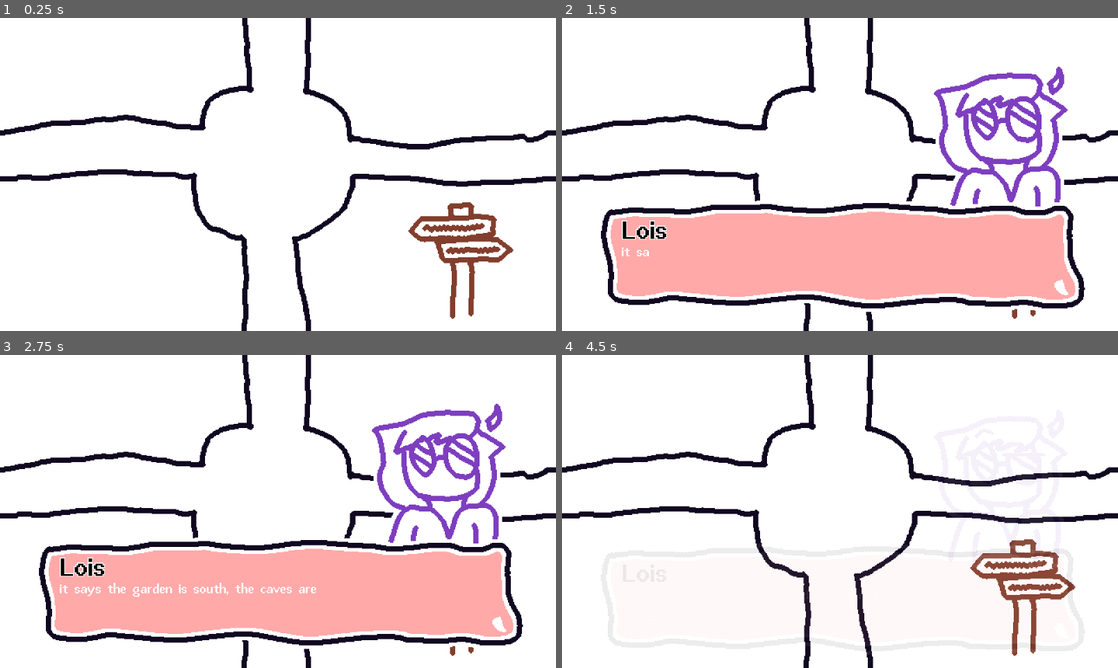
Above: before the commit, frames 1-4 (two rows, left to right).
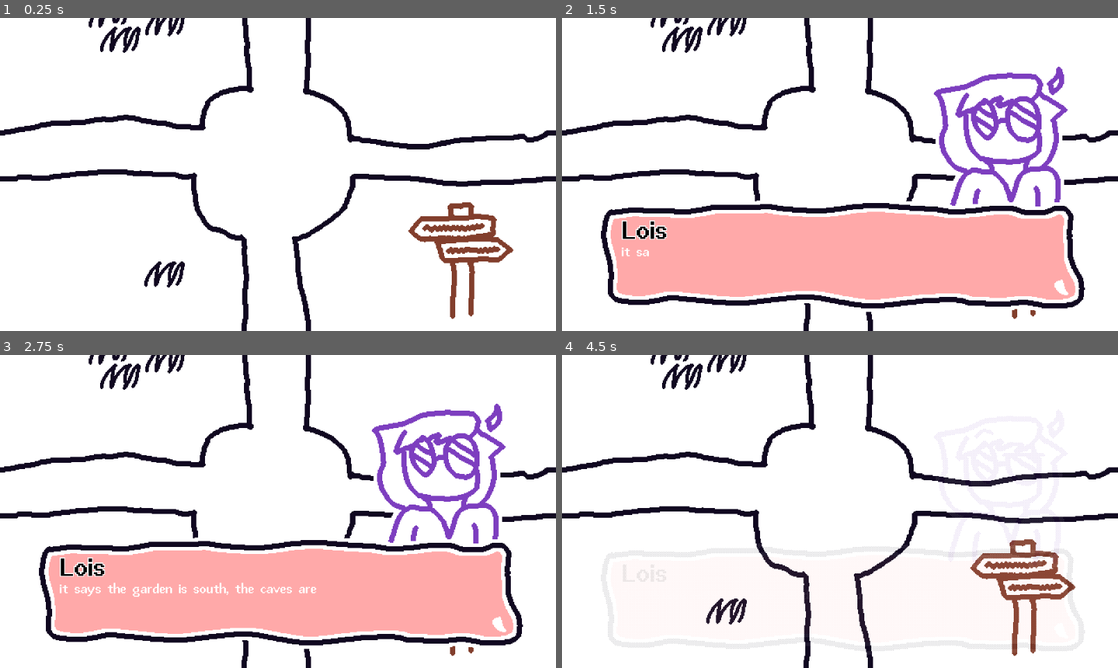
Above: after the commit, the same moments.

Repository: EshanDoes/locate-with-lois
Game: Godot game, scene res://scenes/areas/main.tscn
The game is run twice, just before and just after one commit, with the same random seed, the same clock (stepped at 60 frames per second) and the same inputs. The project has no main scene, so this scene is started directly.
Inputs (mouse positions are in pixels of both pictures, inside the frame that each line leads up to):
- Up to frame 1 (0.25 s): no input
- Up to frame 2 (1.5 s): tap Enter at 0.5 s; drag from (1023, 262) to (895, 105) at 0.52 s; drag from (728, 190) to (812, 237) at 1.27 s
- Up to frame 3 (2.75 s): move the mouse to (333, 442) at 2.02 s; hold Right from 2.03 s (still down); tap Alt at 2.1 s
- Up to frame 4 (4.5 s): release Right at 2.75 s; drag from (812, 574) to (673, 464) at 2.77 s; move the mouse to (1006, 558) at 3.52 s; hold Left 3.53-4.25 s; hold Middle mouse button (drag_camera) 3.53-4.25 s; drag from (673, 464) to (756, 433) at 4.27 s

The runs differ from the first frame. In frame 1, 0.9% of the frame differs, in the area x 15-34%, y 0-87%; in frame 2, 0.6%; in frame 3, 0.6%; in frame 4, 0.9%.

Commit message:
Made a lot more sprites
- Finished dialogue sprites for all characters
- Finished overworld sprites for all characters
- Added grass and garden to map
- Made trees and apple sprites
- Made cave room render in pixel art

Diff:
--- a/scenes/areas/cave.tscn
+++ b/scenes/areas/cave.tscn
@@ -3,6 +3,7 @@
 [ext_resource type="PackedScene" uid="uid://scq32cydqhnu" path="res://scenes/camera.tscn" id="1_v61y4"]
 
 [node name="World" type="Control" unique_id=546284535]
+texture_filter = 1
 layout_mode = 3
 anchors_preset = 15
 anchor_right = 1.0
--- a/scenes/areas/main.tscn
+++ b/scenes/areas/main.tscn
@@ -8,8 +8,11 @@
 [ext_resource type="Texture2D" uid="uid://bljxccmfw2itj" path="res://sprites/directions.png" id="4_f5g1q"]
 [ext_resource type="Texture2D" uid="uid://bk73uhsp7psgc" path="res://sprites/area/crossroads/vert-off.png" id="4_gb7al"]
 [ext_resource type="Script" uid="uid://bwoxstj8q4a3b" path="res://scripts/interactable.gd" id="5_gb7al"]
+[ext_resource type="Texture2D" uid="uid://b0kli3olfmhoc" path="res://sprites/grass.png" id="6_irocd"]
+[ext_resource type="Texture2D" uid="uid://bg7xs3v7nyiec" path="res://sprites/area/locations/garden.png" id="7_it57t"]
 [ext_resource type="Texture2D" uid="uid://dn50rprdp77vp" path="res://sprites/objects/weedwhacker.png" id="9_gj8ku"]
 [ext_resource type="Texture2D" uid="uid://2ouu6w7bt4ss" path="res://sprites/characters/gary.png" id="10_2pufu"]
+[ext_resource type="Texture2D" uid="uid://ddc1ox1gaom5w" path="res://sprites/characters/flora.png" id="13_ku2cx"]
 
 [sub_resource type="ShaderMaterial" id="ShaderMaterial_2pufu"]
 shader = ExtResource("3_68ama")
@@ -54,6 +57,15 @@
 texture = ExtResource("3_f5g1q")
 stretch_mode = 1
 
+[node name="Up Path 2" type="TextureRect" parent="Map" unique_id=207646953]
+layout_mode = 0
+offset_left = -53.0
+offset_top = 180.0
+offset_right = 47.0
+offset_bottom = 280.0
+texture = ExtResource("3_f5g1q")
+stretch_mode = 1
+
 [node name="Cave Path" type="TextureRect" parent="Map" unique_id=1155798980]
 layout_mode = 0
 offset_left = 320.0
@@ -71,6 +83,46 @@
 offset_bottom = -380.0
 texture = ExtResource("4_gb7al")
 flip_h = true
+
+[node name="Grass 1" type="TextureRect" parent="Map" unique_id=928623139]
+layout_mode = 0
+offset_left = -161.0
+offset_top = 83.0
+offset_right = -101.0
+offset_bottom = 143.0
+texture = ExtResource("6_irocd")
+
+[node name="Grass 2" type="TextureRect" parent="Map" unique_id=2096469699]
+layout_mode = 0
+offset_left = -225.0
+offset_top = -215.0
+offset_right = -165.0
+offset_bottom = -155.0
+texture = ExtResource("6_irocd")
+
+[node name="Grass 3" type="TextureRect" parent="Map" unique_id=122698606]
+layout_mode = 0
+offset_left = -160.0
+offset_top = -206.0
+offset_right = -100.0
+offset_bottom = -146.0
+texture = ExtResource("6_irocd")
+
+[node name="Grass 4" type="TextureRect" parent="Map" unique_id=1146866954]
+layout_mode = 0
+offset_left = -212.0
+offset_top = -187.0
+offset_right = -152.0
+offset_bottom = -127.0
+texture = ExtResource("6_irocd")
+
+[node name="Garden" type="TextureRect" parent="Map" unique_id=1953735198]
+layout_mode = 0
+offset_left = -330.0
+offset_top = 280.0
+offset_right = 310.0
+offset_bottom = 640.0
+texture = ExtResource("7_it57t")
 
 [node name="Directions Sign" type="TextureRect" parent="." unique_id=852597548]
 material = SubResource("ShaderMaterial_2pufu")
@@ -108,3 +160,12 @@
 script = ExtResource("5_gb7al")
 dialogueIndex = 1
 questTiedTo = "pathToFlashlight"
+
+[node name="Flora" type="TextureRect" parent="." unique_id=2033167280]
+layout_mode = 0
+offset_left = -142.0
+offset_top = 366.0
+offset_right = -22.0
+offset_bottom = 486.0
+texture = ExtResource("13_ku2cx")
+script = ExtResource("5_gb7al")
Binary file added: sprites/area/locations/garden.png
Not shown, added: sprites/area/locations/garden.png.import
Binary file added: sprites/characters/chase.png
Binary file added: sprites/characters/flora.png
Not shown, added: sprites/characters/flora.png.import
Binary file added: sprites/characters/grog.png
Binary file added: sprites/characters/reginald.png
Binary file added: sprites/characters/splash.png
Binary file changed: sprites/dialogue.aseprite
Binary file added: sprites/expressions/Chase/neutral.png
Not shown, added: sprites/expressions/Chase/neutral.png.import
Binary file added: sprites/expressions/Flora/neutral.png
(and 8 more such lines)
